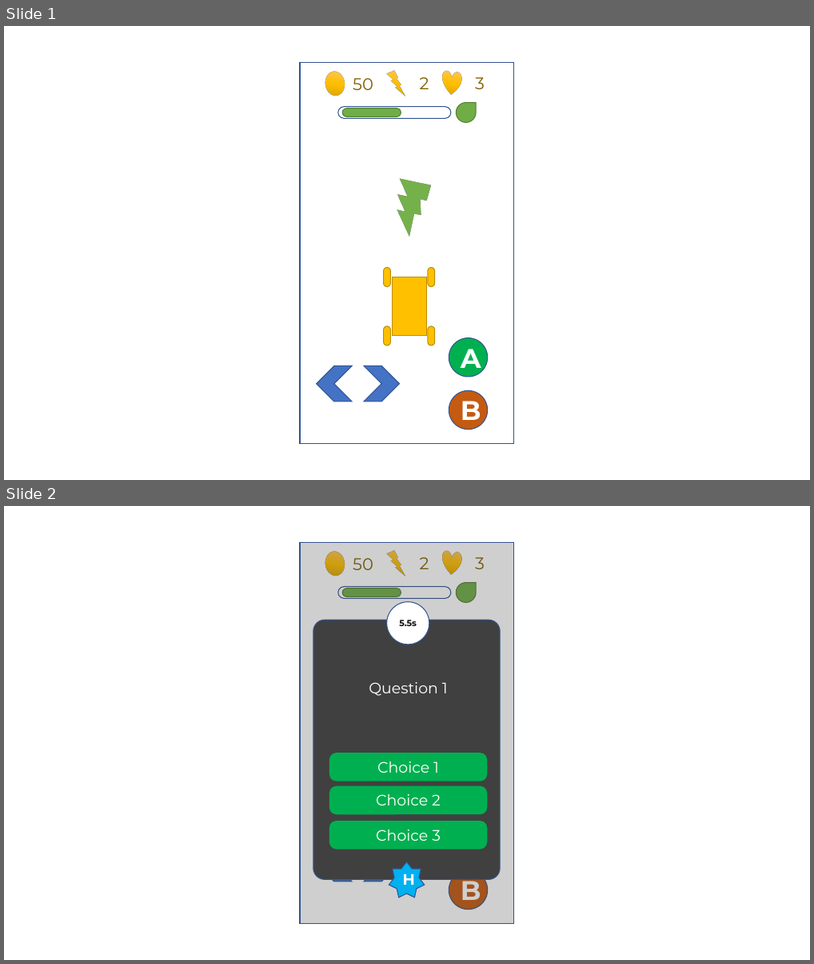
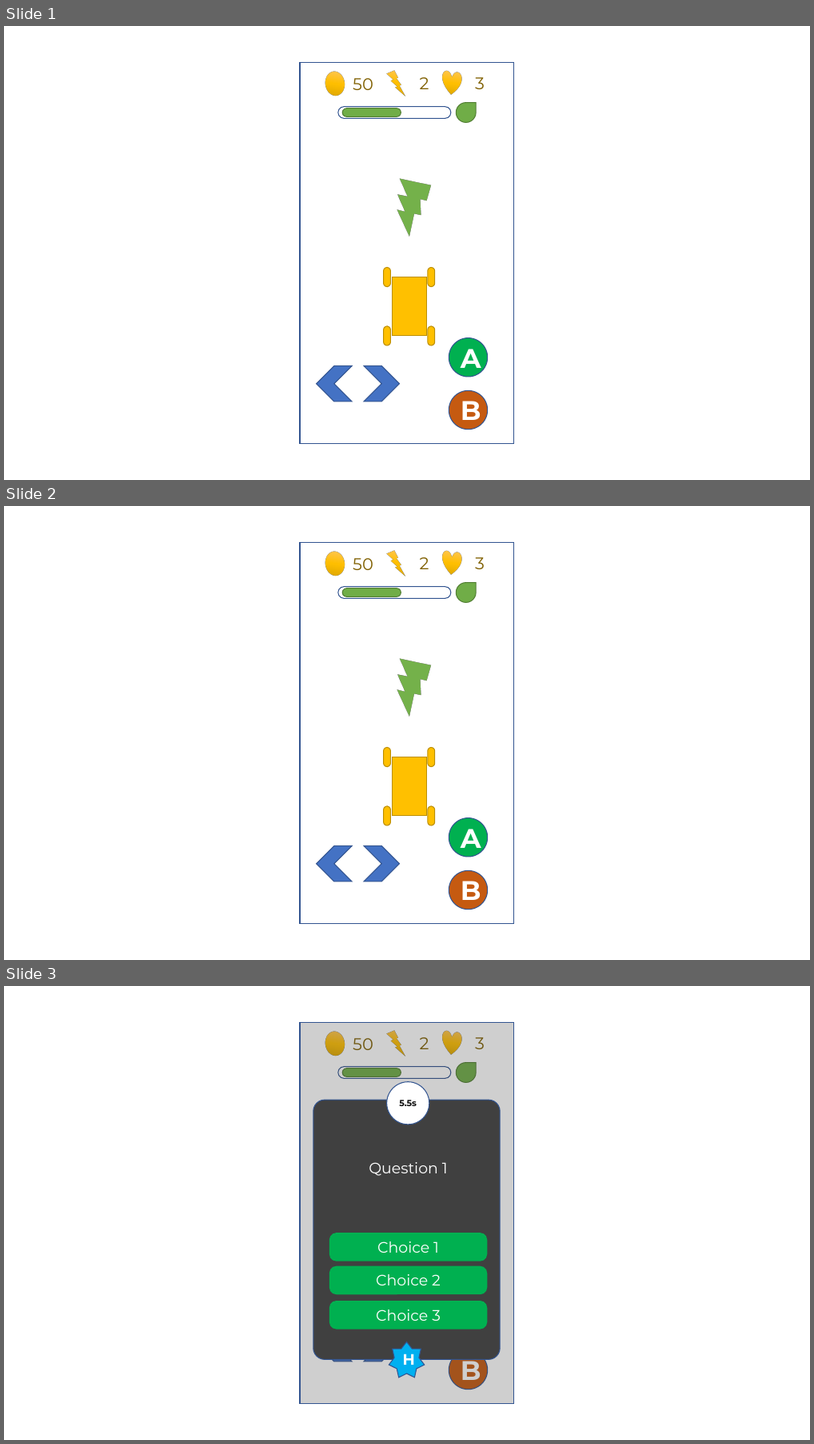
Before and after one commit to BSIT-Capstone-Group/BSIT-Capstone, a slide deck: .private/docs/Approved Title/Storyboard/storyboard.pptx. Shown one above the other, each under a label of ours: slides 1 and 2 before the commit, slides 1, 2 and 3 after it. The pictures are 814x964 and 814x1444 pixels, drawn with LibreOffice and Linux fonts; fonts in the diff are those of the drawing. Boxes give left, top, right and bottom in pixels: in the first picture for what was removed or moved away, otherwise in the second. Text is boxed around its words. In the diff, an @@ line names an element or a change of style, - is before the commit and + after.

```diff
--- a/.private/docs/Approved Title/Storyboard/storyboard.pptx
+++ b/.private/docs/Approved Title/Storyboard/storyboard.pptx
@@ slide 2 added at (4, 506, 810, 960), background #FFFFFF @@
@@ group added at (301, 542, 514, 924): 6 rounded rectangles, 3 ellipses, 3 texts, 2 rectangles, 2 chevrons, 2 lightning bolts, 1 heart, 1 teardrop @@
+A
+B
+50
+2
+3
@@ what was slide 2 is now slide 3 @@
```
Also in this commit, not shown: 3 other files.
